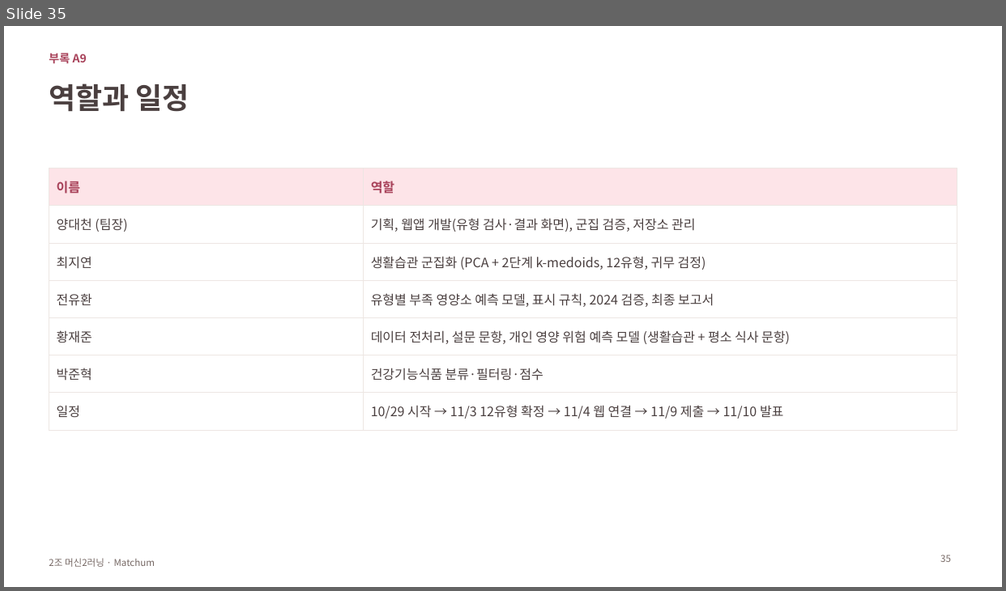
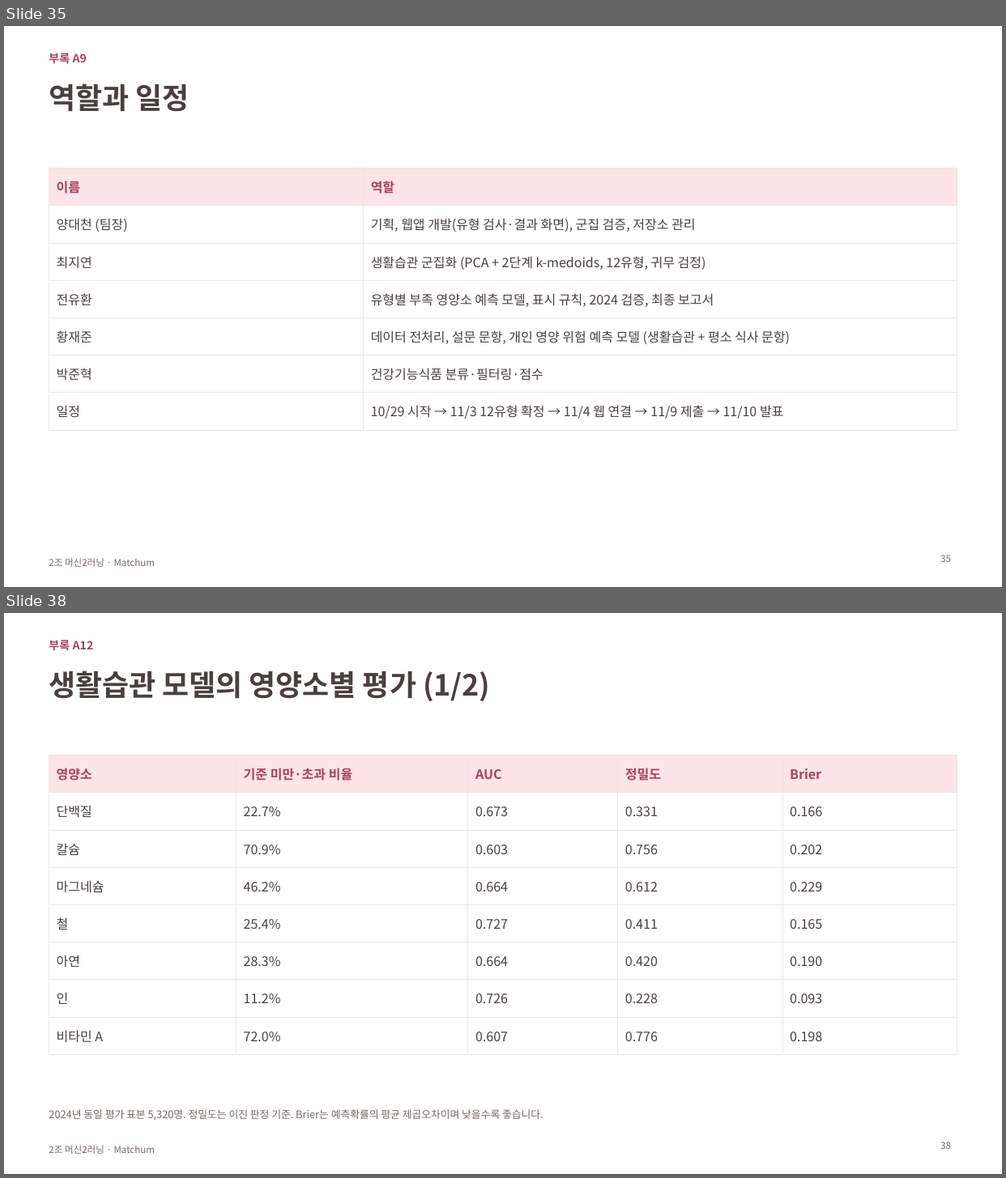
Before and after one commit to BigskyYang/Matchum, a slide deck: Yuhwan/발표_B안/최종발표_B안_생활습관유형_부족영양소.pptx. Shown one above the other, each under a label of ours: slide 35 before the commit, slides 35 and 38 after it; the slides between them are not shown. The pictures are 1006x591 and 1006x1178 pixels, drawn with LibreOffice and Linux fonts; fonts in the diff are those of the drawing. Boxes give left, top, right and bottom in pixels: in the first picture for what was removed or moved away, otherwise in the second. Text is boxed around its words. In the diff, an @@ line names an element or a change of style, - is before the commit and + after.

Commit message:
feat(web): 유형 설명과 개인 예측을 구분하고 설문 분기 및 발표 자료 개편

```diff
--- a/Yuhwan/발표_B안/최종발표_B안_생활습관유형_부족영양소.pptx
+++ b/Yuhwan/발표_B안/최종발표_B안_생활습관유형_부족영양소.pptx
@@ slide 38 added at (4, 613, 1002, 1174), background #FFFFFF; not listed: 1 template element that a slide beside it also shows @@
@@ text added at (49, 640, 94, 651), 11 pt, text #A8425A, bold @@
+부록 A12
@@ title added at (49, 671, 490, 701), 28 pt, text #4A3F3F, bold @@
+생활습관 모델의 영양소별 평가 (1/2)
@@ table added at (49, 756, 957, 1046), 8 rows, 5 columns @@
+영양소 | 기준 미만·초과 비율 | AUC | 정밀도 | Brier
+단백질 | 22.7% | 0.673 | 0.331 | 0.166
+칼슘 | 70.9% | 0.603 | 0.756 | 0.202
+마그네슘 | 46.2% | 0.664 | 0.612 | 0.229
+철 | 25.4% | 0.727 | 0.411 | 0.165
+아연 | 28.3% | 0.664 | 0.420 | 0.190
+인 | 11.2% | 0.726 | 0.228 | 0.093
+비타민 A | 72.0% | 0.607 | 0.776 | 0.198
@@ text added at (49, 1110, 543, 1120), 10 pt, text #766864 @@
+2024년 동일 평가 표본 5,320명. 정밀도는 이진 판정 기준. Brier는 예측확률의 평균 제곱오차이며 낮을수록 좋습니다.
@@ page number added at (940, 1142, 951, 1149), 9 pt, text #766864 @@
+38
```
Also in this commit, not shown: 12 slides changed, 4 other slides added, 1 slide removed, 36 other files.
